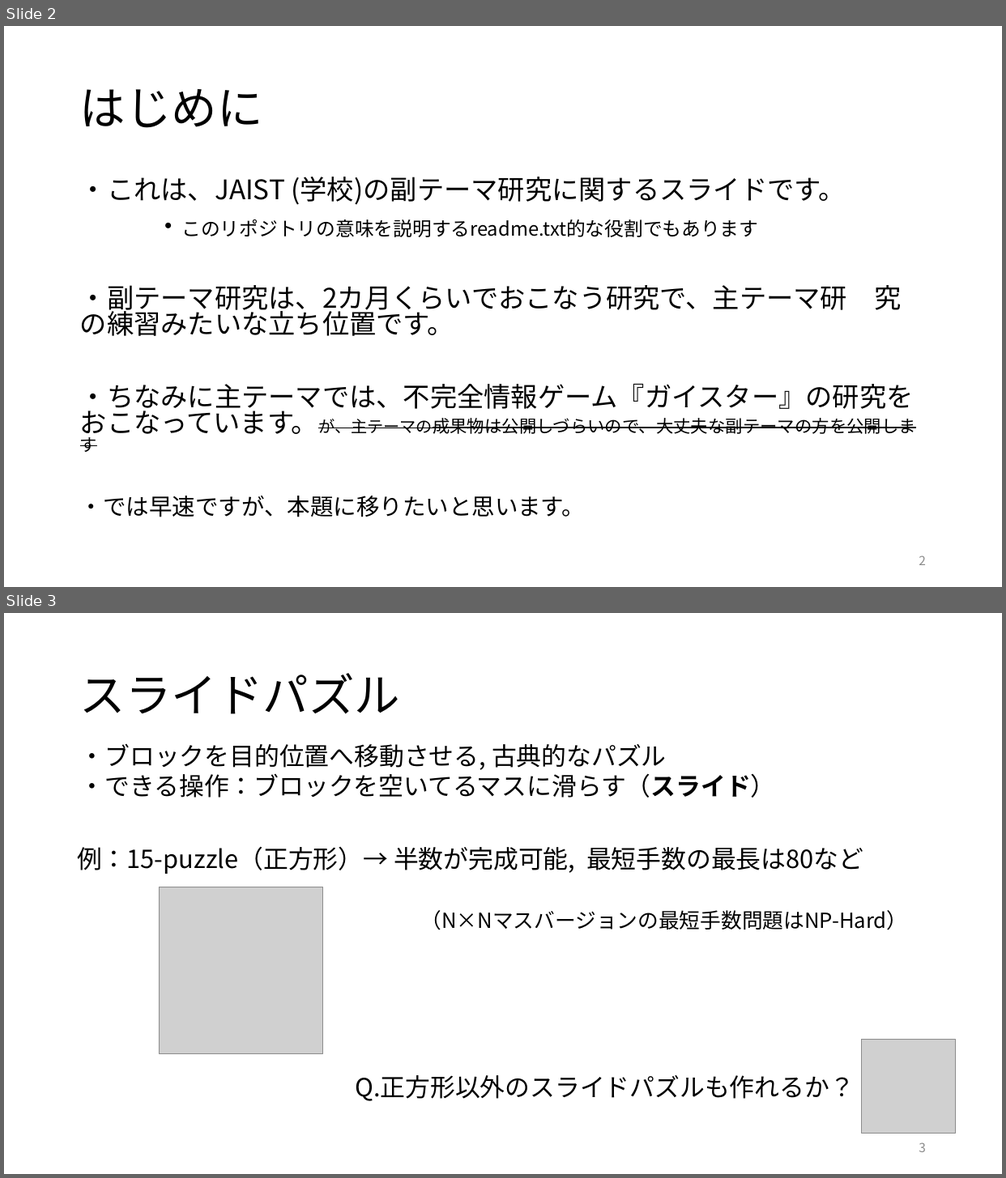
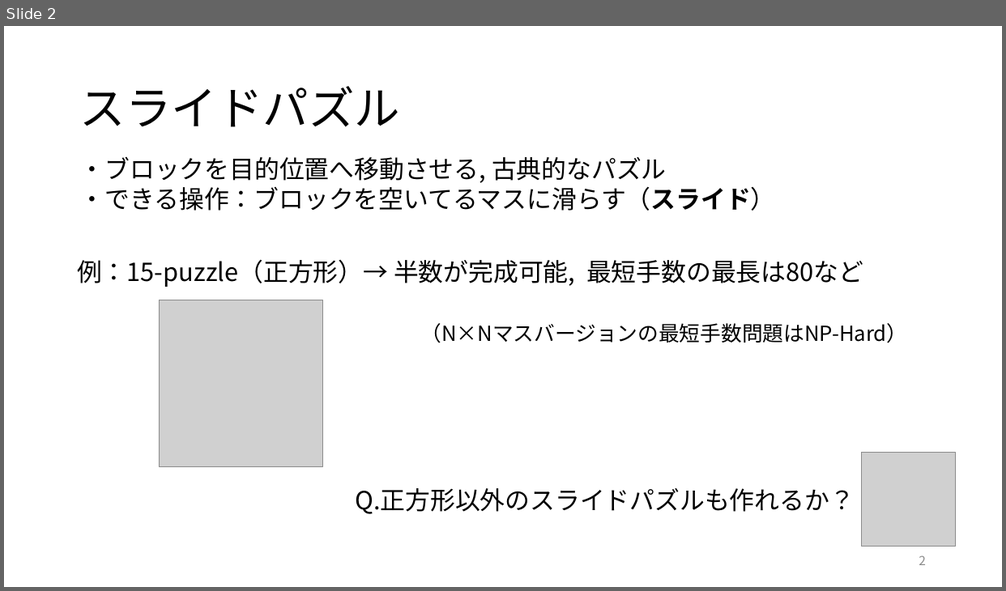
Before and after one commit to j1211/Sliding-Blocks-Piramid, a slide deck: 三角格子パズル全列挙.pptx. Shown one above the other, each under a label of ours: slides 2 and 3 before the commit, slide 2 after it. The pictures are 1006x1178 and 1006x591 pixels, drawn with LibreOffice and Linux fonts; fonts in the diff are those of the drawing; grey boxes stand for pictures. Boxes give left, top, right and bottom in pixels: in the first picture for what was removed or moved away, otherwise in the second. Text is boxed around its words. In the diff, an @@ line names an element or a change of style, - is before the commit and + after.

Commit message:
説明用スライド

```diff
--- a/三角格子パズル全列挙.pptx
+++ b/三角格子パズル全列挙.pptx
@@ slide 2 removed at box(4, 26, 1002, 587), background #FFFFFF @@
@@ title removed at box(80, 89, 263, 128) @@
-はじめに
@@ text removed at box(80, 177, 916, 518) @@
-・これは、JAIST (学校)の副テーマ研究に関するスライドです。
-・このリポジトリの意味を説明するreadme.txt的な役割でもあります
-・副テーマ研究は、2カ月くらいでおこなう研究で、主テーマ研 究の練習みたいな立ち位置です。
-・ちなみに主テーマでは、不完全情報ゲーム『ガイスター』の研究をおこなっています。が、主テーマの成果物は公開しづらいので、大丈夫な副テーマの方を公開します
-・では早速ですが、本題に移りたいと思います。
@@ page number removed at box(918, 556, 926, 565) @@
-2
@@ what was slide 3 is now slide 2 @@
@@ page number at box(918, 556, 926, 565): text changed @@
-3
+2
```
Also in this commit, not shown: 4 slides changed.
